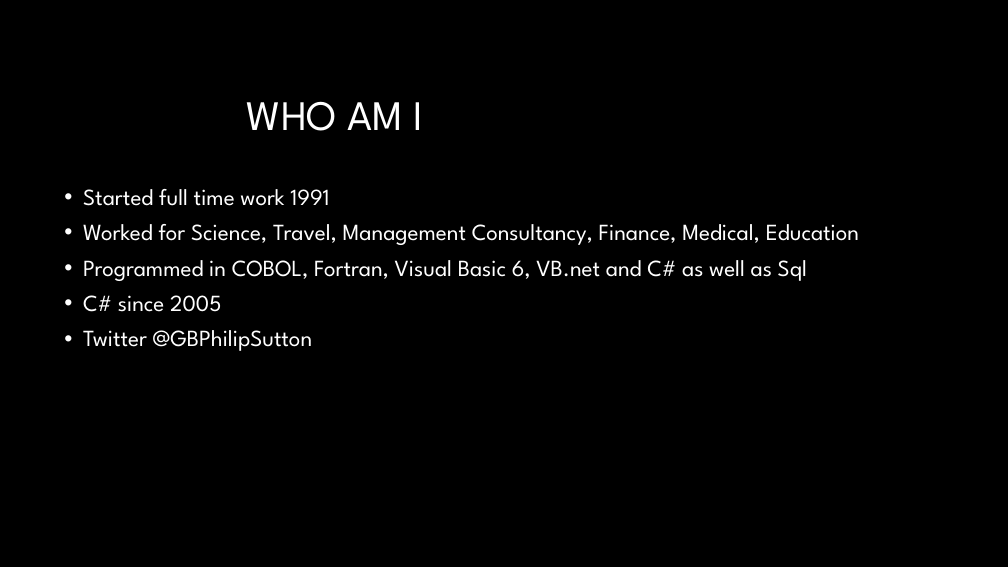
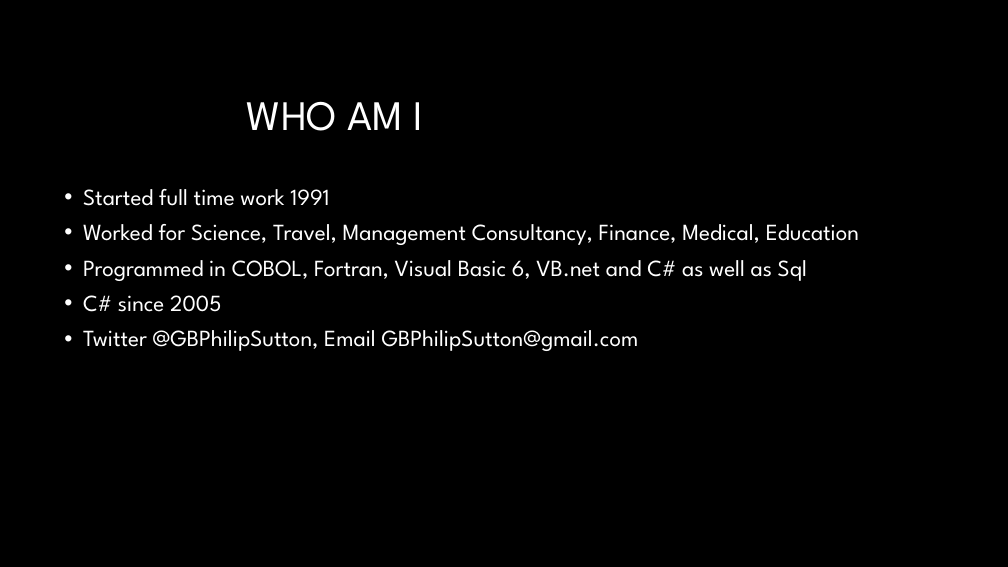
Before and after one commit to GBPhilip/Debugging, a slide deck: slide 2 of Debugging1.pptx. Drawn at 1008x567 pixels with LibreOffice and Linux fonts; fonts in the diff are those of the drawing; background and template pictures are left out. Boxes give left, top, right and bottom in pixels: in the first picture for what was removed or moved away, otherwise in the second. Text is boxed around its words. In the diff, an @@ line names an element or a change of style, - is before the commit and + after.

```diff
--- a/Debugging1.pptx
+++ b/Debugging1.pptx
@@ text at (83,330,639,351): text changed @@
-• Twitter @GBPhilipSutton
+• Twitter @GBPhilipSutton, Email GBPhilipSutton@gmail.com
```
Also in this commit, not shown: 9 other slides changed, 48 slides removed, 5 other files.
